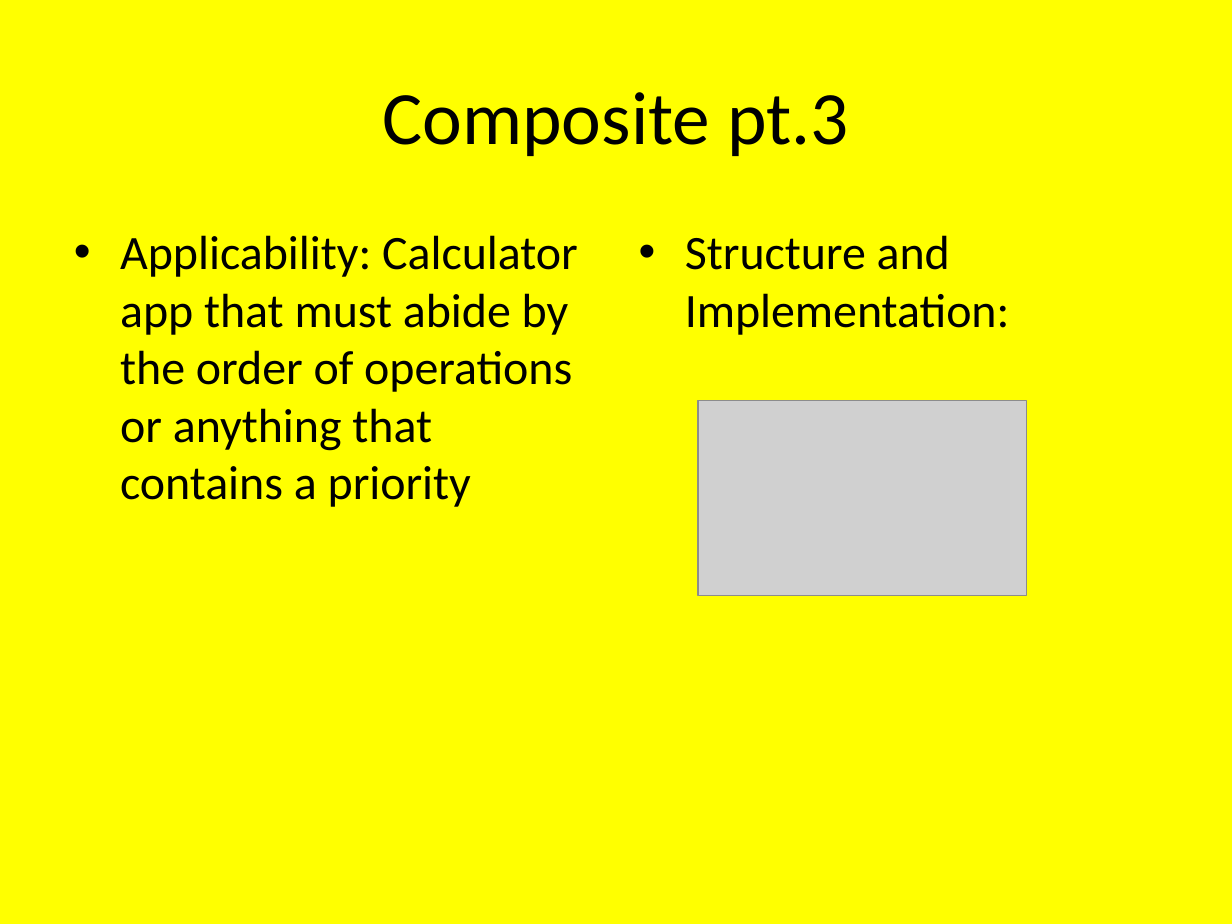
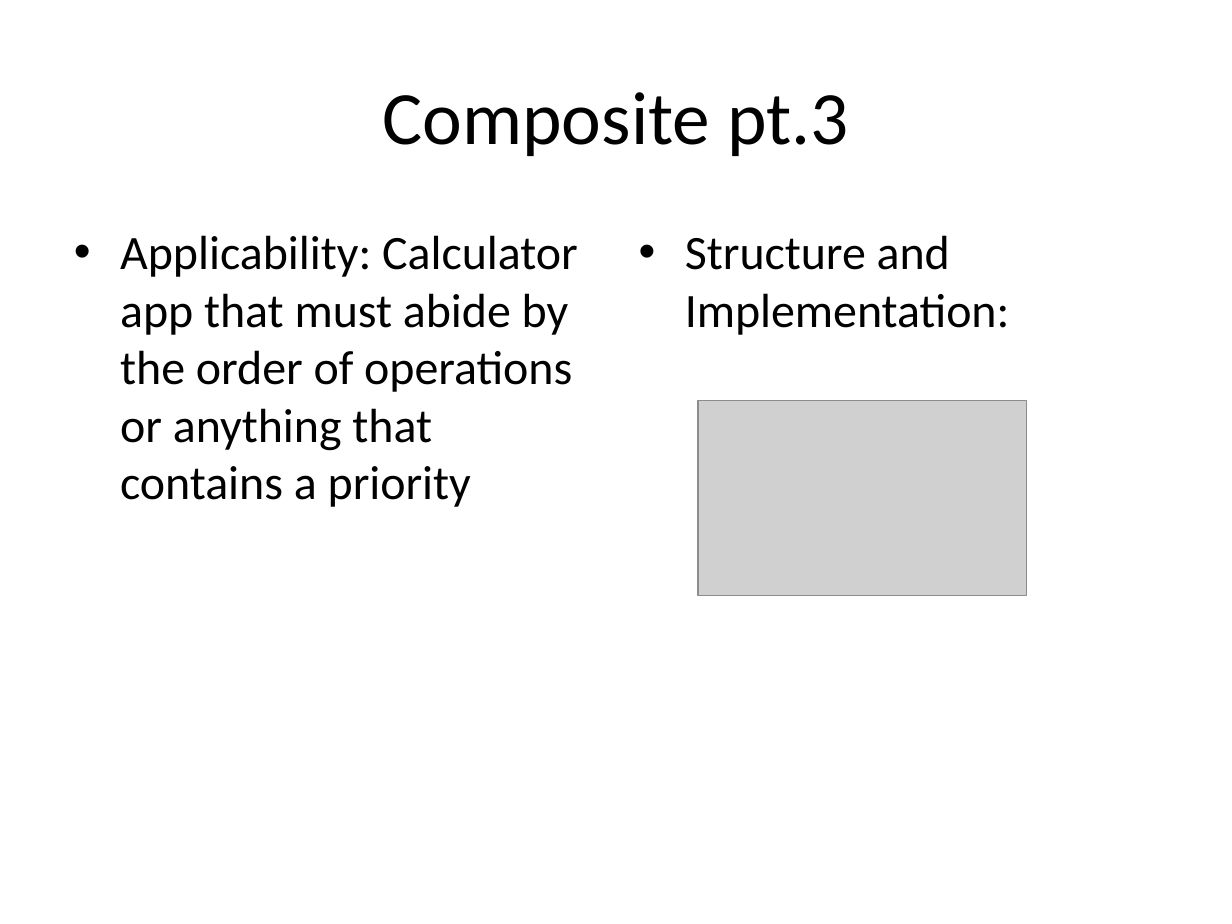
Before and after one commit to scurrymd/Software-Engineering, a slide deck: slide 20 of docs/UC Schedule App.pptx. Drawn at 1232x924 pixels with LibreOffice and Linux fonts; fonts in the diff are those of the drawing; grey boxes stand for pictures. Boxes give left, top, right and bottom in pixels: in the first picture for what was removed or moved away, otherwise in the second. Text is boxed around its words. In the diff, an @@ line names an element or a change of style, - is before the commit and + after.

```diff
--- a/docs/UC Schedule App.pptx
+++ b/docs/UC Schedule App.pptx
@@ background #FFFF00 to #FFFFFF @@
```
Also in this commit, not shown: 12 other slides changed, 3 other files.
